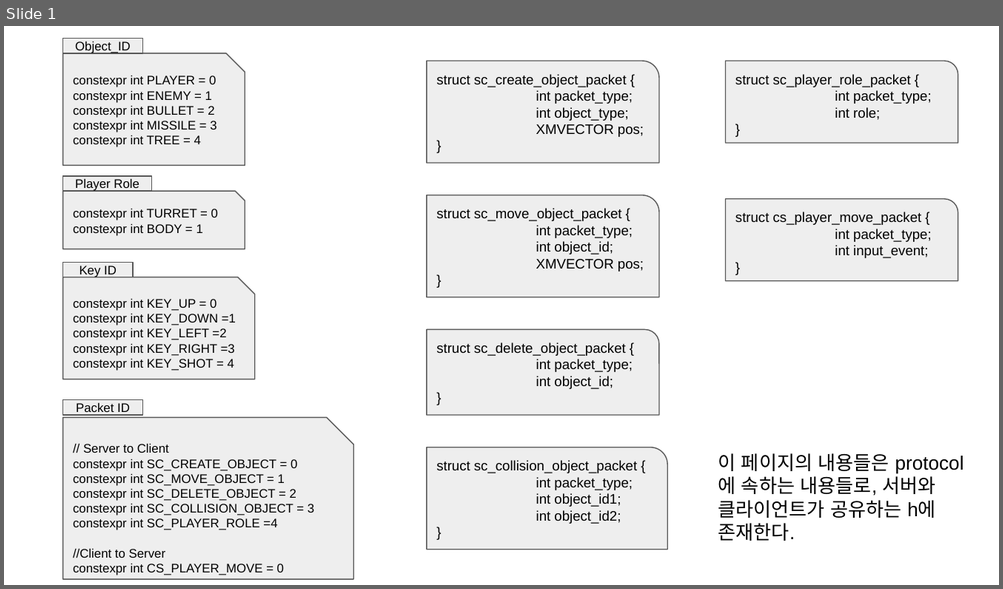
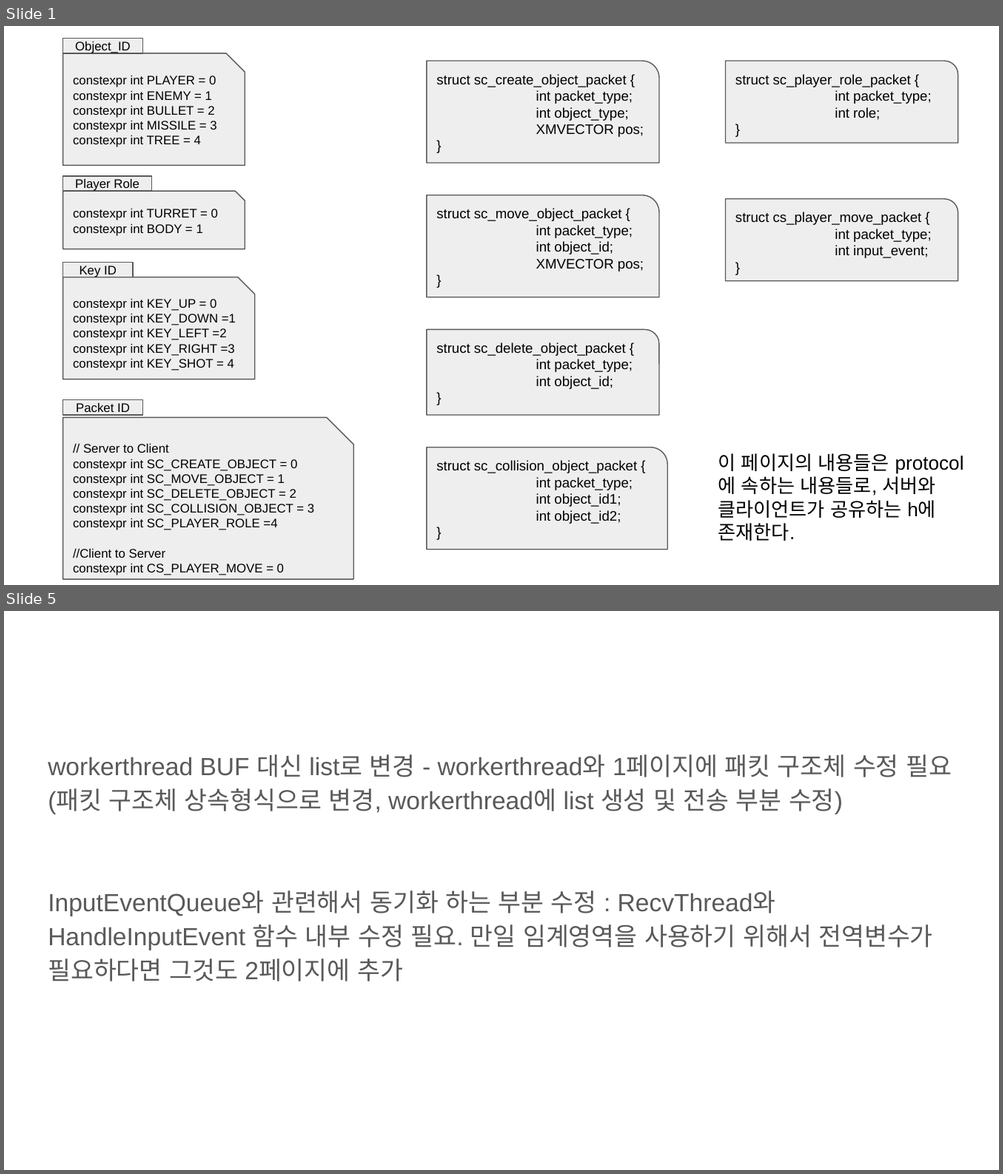
Before and after one commit to KimDJ7105/2023_network_game_project, a slide deck: 임시 로우레벨디자인.pptx. Shown one above the other, each under a label of ours: slide 1 before the commit, slides 1 and 5 after it; the slides between them are not shown. The pictures are 1003x589 and 1003x1174 pixels, drawn with LibreOffice and Linux fonts; fonts in the diff are those of the drawing. Boxes give left, top, right and bottom in pixels: in the first picture for what was removed or moved away, otherwise in the second. Text is boxed around its words. In the diff, an @@ line names an element or a change of style, - is before the commit and + after.

Commit message:
임시 로우레벨디자인 수정

```diff
--- a/임시 로우레벨디자인.pptx
+++ b/임시 로우레벨디자인.pptx
@@ slide 5 added at [4, 611, 999, 1170], background #FFFFFF @@
@@ text added at [48, 755, 951, 982], 18 pt, text #595959 @@
+workerthread BUF 대신 list로 변경 - workerthread와 1페이지에 패킷 구조체 수정 필요 (패킷 구조체 상속형식으로 변경, workerthread에 list 생성 및 전송 부분 수정)
+InputEventQueue와 관련해서 동기화 하는 부분 수정 : RecvThread와 HandleInputEvent 함수 내부 수정 필요. 만일 임계영역을 사용하기 위해서 전역변수가 필요하다면 그것도 2페이지에 추가
```
Also in this commit, not shown: 3 slides changed.
